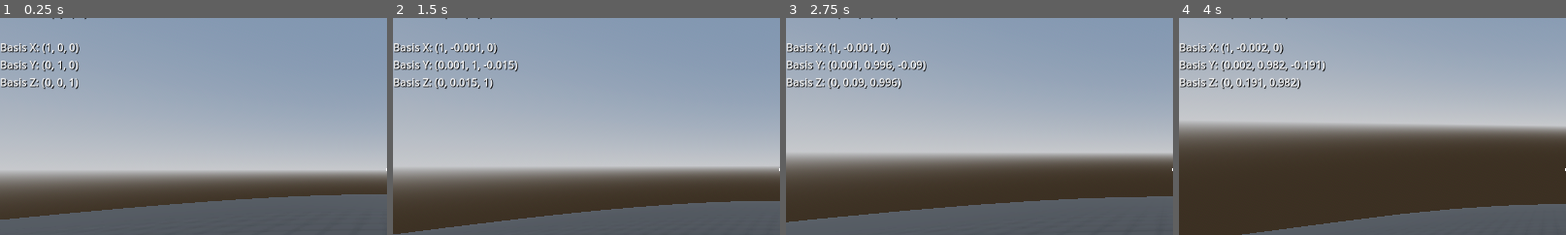
Above: before the commit, frames 1-4 (left to right).
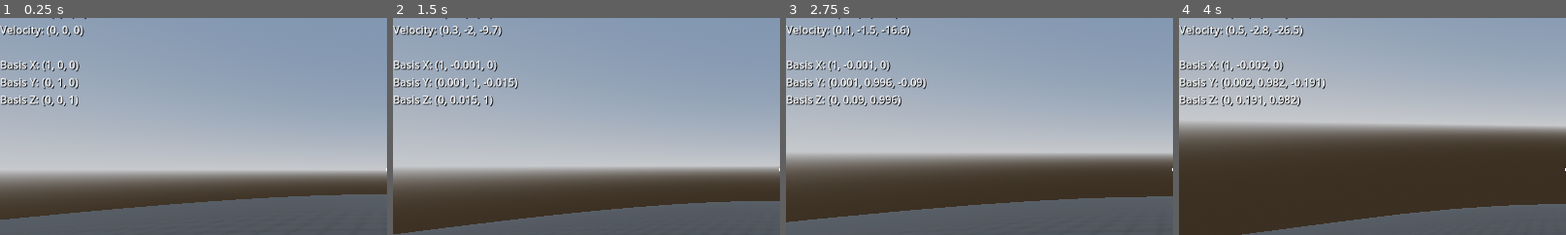
Above: after the commit, the same moments.

Repository: archiebaldry/planet-test
Game: Godot game, scene res://main.tscn
The game is run twice, just before and just after one commit, with the same random seed, the same clock (stepped at 60 frames per second) and the same inputs.
Inputs (mouse positions are % of the whole screen's width and height, from its top left):
- Up to frame 1 (0.25 s): no input
- Up to frame 2 (1.5 s): tap Enter at 0.5 s; move the mouse to (55, 50) at 0.52 s; hold W (move_forward) from 0.53 s (still down); tap Space (jump) at 0.77 s; move the mouse to (45, 50) at 1.27 s
- Up to frame 3 (2.75 s): keep holding W (move_forward); tap Space (jump) at 1.52 s; move the mouse to (52, 48) at 2.02 s
- Up to frame 4 (4 s): keep holding W (move_forward); move the mouse to (49, 52) at 2.77 s; tap Space (jump) at 3.02, 3.77 s; move the mouse to (57, 51) at 3.52 s
The pictures show only the part of the screen within x 0-50%, y 15-65%; the shares and areas given below are measured in that part.

The runs differ from the first frame. In frame 1, 2.1% of the frame differs, in the area x 0-22%, y 3-42%; in frame 2, 3.3%; in frame 3, 3.9%, in the area x 0-37%, y 3-42%; in frame 4, 3.8%.

Commit message:
Add velocity indicator

Diff:
--- a/character.gd
+++ b/character.gd
@@ -37,10 +37,11 @@
 		apply_impulse(Vector3.UP * JUMP, basis.y)
 
 func _process(_delta: float) -> void:
-	label.text = "Altitude: %.1f\n\nPosition: %s\nRotation: %s\n\nBasis X: %s\nBasis Y: %s\nBasis Z: %s" % [
+	label.text = "Altitude: %.1f\n\nPosition: %s\nRotation: %s\nVelocity: %s\n\nBasis X: %s\nBasis Y: %s\nBasis Z: %s" % [
 		planet.position.distance_to(position),
 		position.snapped(Vector3.ONE * 0.1),
 		rotation_degrees.snapped(Vector3.ONE * 0.1),
+		linear_velocity.snapped(Vector3.ONE * 0.1),
 		basis.x.snapped(Vector3.ONE * 0.001),
 		basis.y.snapped(Vector3.ONE * 0.001),
 		basis.z.snapped(Vector3.ONE * 0.001)
